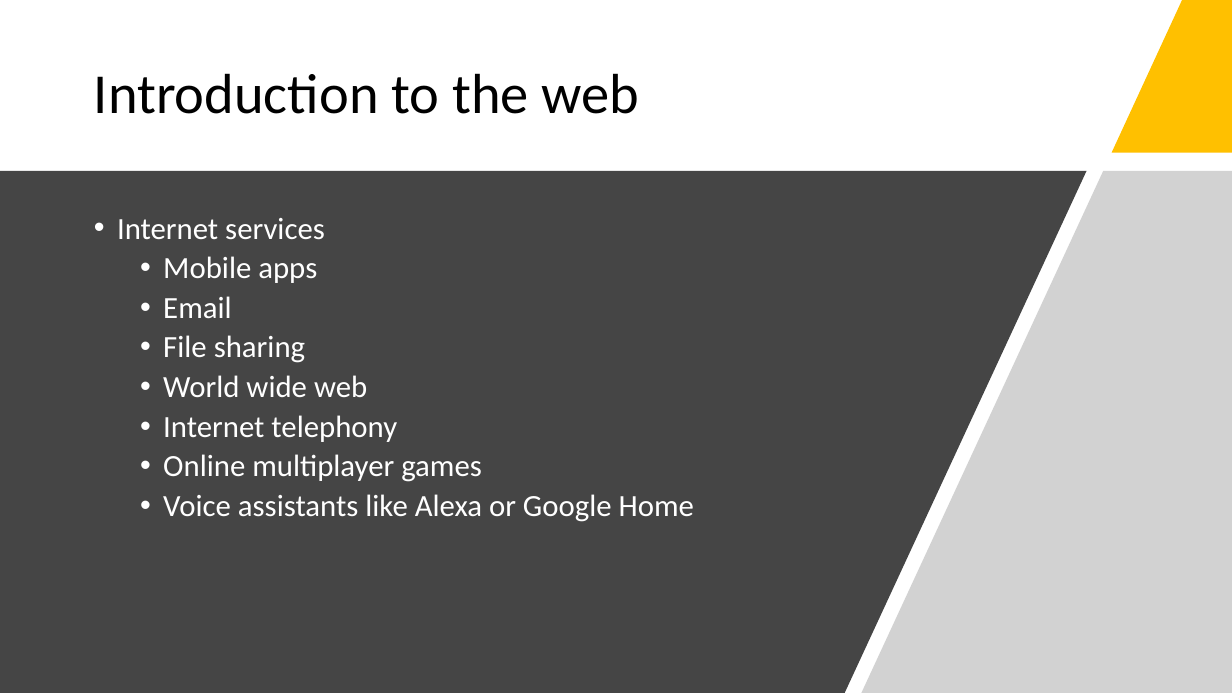
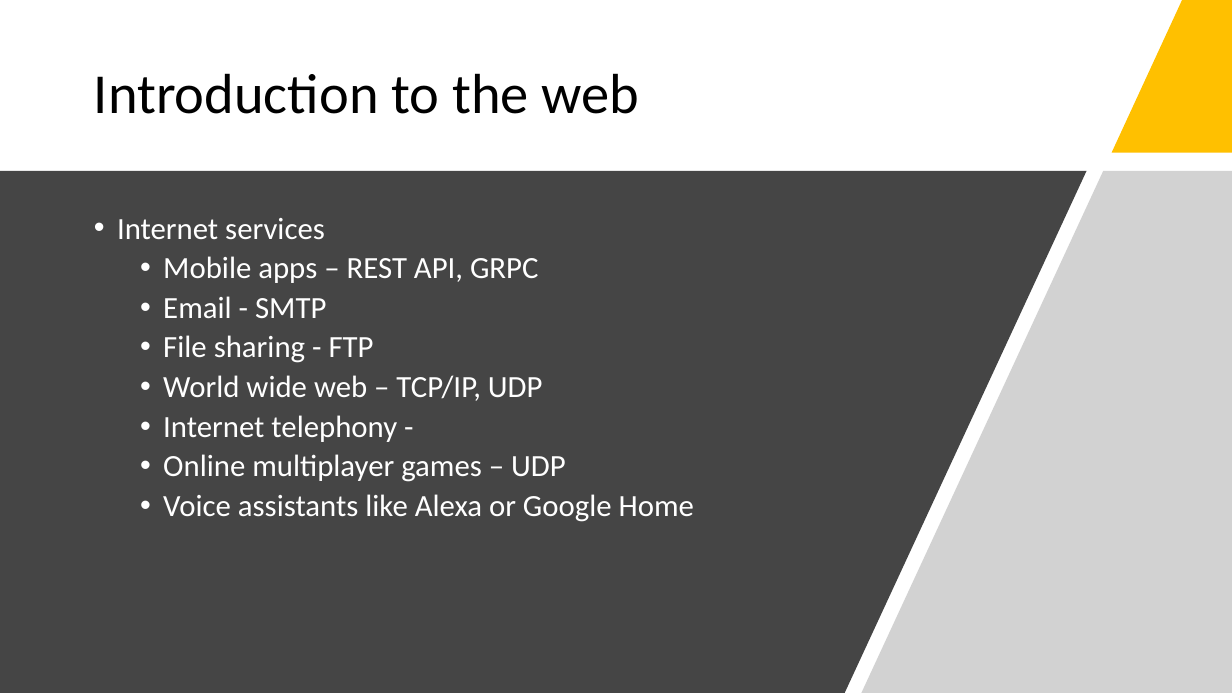
Before and after one commit to avikalpg/newton-school-june-2022-mern, a slide deck: slide 6 of Lecture1/Lecture 1 - Introduction to Web Development.pptx. Drawn at 1232x693 pixels with LibreOffice and Linux fonts; fonts in the diff are those of the drawing. Boxes give left, top, right and bottom in pixels: in the first picture for what was removed or moved away, otherwise in the second. Text is boxed around its words. In the diff, an @@ line names an element or a change of style, - is before the commit and + after.

```diff
--- a/Lecture1/Lecture 1 - Introduction to Web Development.pptx
+++ b/Lecture1/Lecture 1 - Introduction to Web Development.pptx
@@ text at [163,256,566,482]: text changed @@
-  • Mobile apps
-  • Email
-  • File sharing
-  • World wide web
-  • Internet telephony
-  • Online multiplayer games
+  • Mobile apps – REST API, GRPC
+  • Email - SMTP
+  • File sharing - FTP
+  • World wide web – TCP/IP, UDP
+  • Internet telephony -
+  • Online multiplayer games – UDP
```
Also in this commit, not shown: 1 other slide changed, 5 other files.
